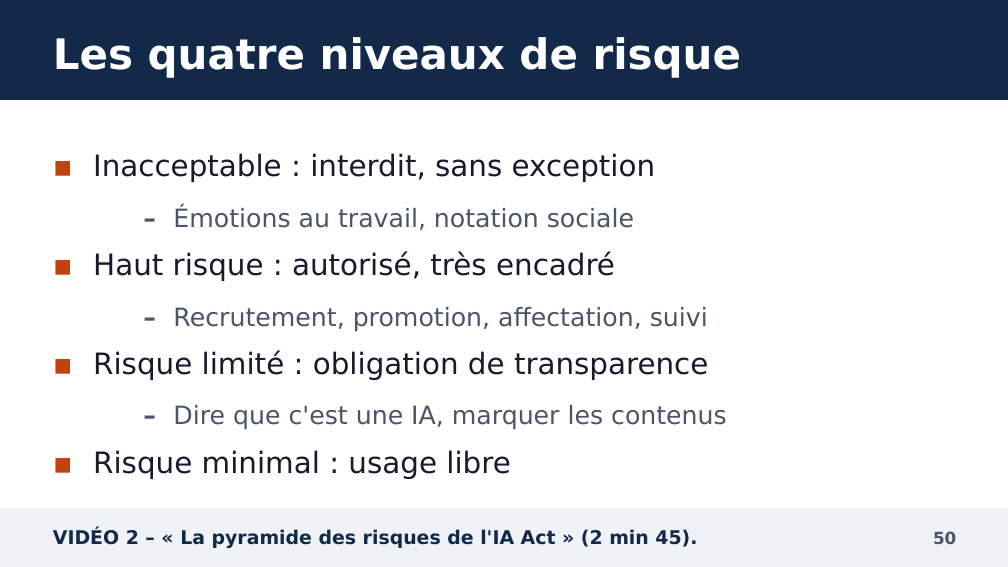
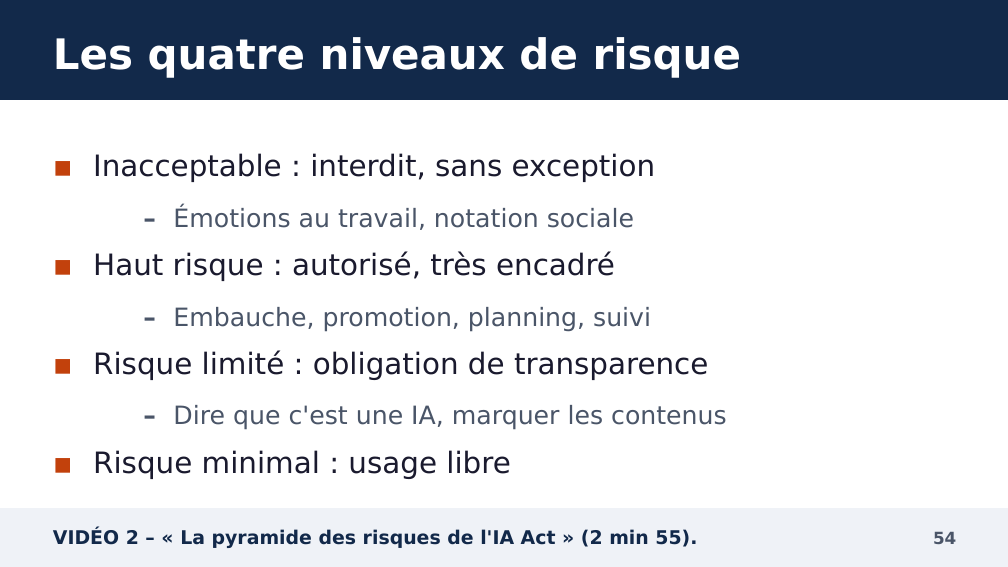
Before and after one commit to YebaYorel/Training, a slide deck: slide 54 of formation_GEM_manager_IA/01_diaporama/Diaporama_Manager_et_IA_GEM.pptx (slide 50 before the commit). Drawn at 1008x567 pixels with LibreOffice and Linux fonts; fonts in the diff are those of the drawing. Boxes give left, top, right and bottom in pixels: in the first picture for what was removed or moved away, otherwise in the second. Text is boxed around its words. In the diff, an @@ line names an element or a change of style, - is before the commit and + after.

```diff
--- a/formation_GEM_manager_IA/01_diaporama/Diaporama_Manager_et_IA_GEM.pptx
+++ b/formation_GEM_manager_IA/01_diaporama/Diaporama_Manager_et_IA_GEM.pptx
@@ text at [173, 307, 651, 332]: text changed @@
-  – Recrutement, promotion, affectation, suivi
+  – Embauche, promotion, planning, suivi
@@ text at [53, 529, 697, 548]: text changed @@
-VIDÉO 2 – « La pyramide des risques de l'IA Act » (2 min 45).
+VIDÉO 2 – « La pyramide des risques de l'IA Act » (2 min 55).
@@ text at [933, 532, 956, 544]: text changed @@
-50
+54
```
Also in this commit, not shown: 67 other slides changed, 5 slides added, 1 slide removed, 31 other files.
